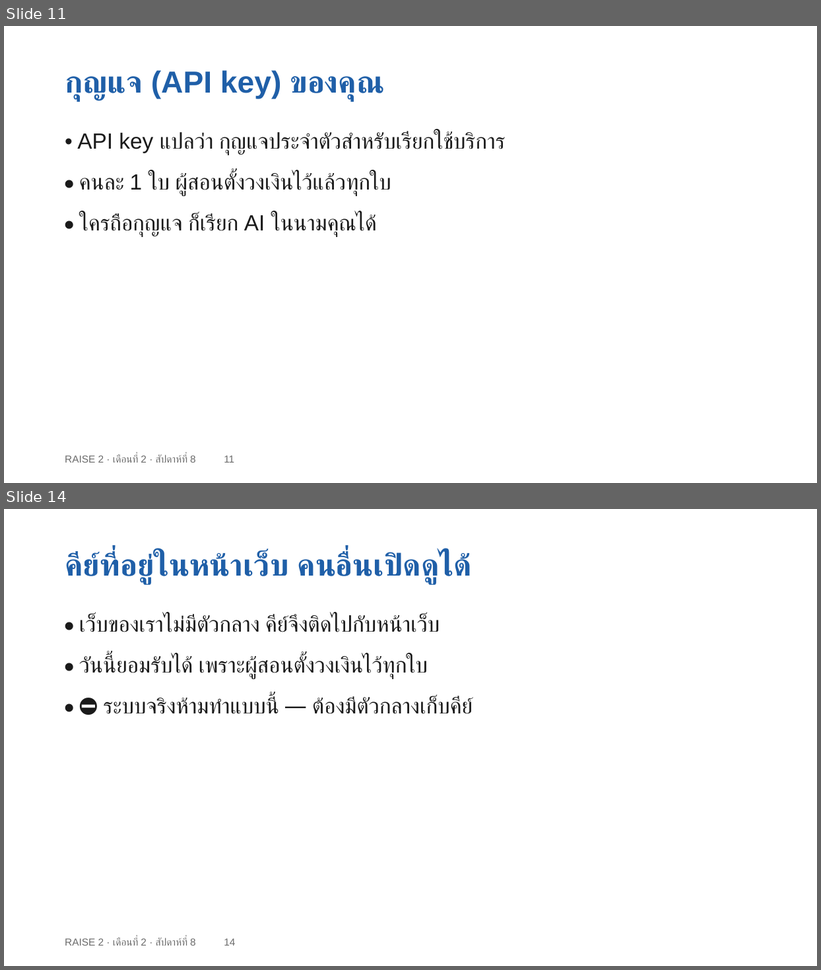
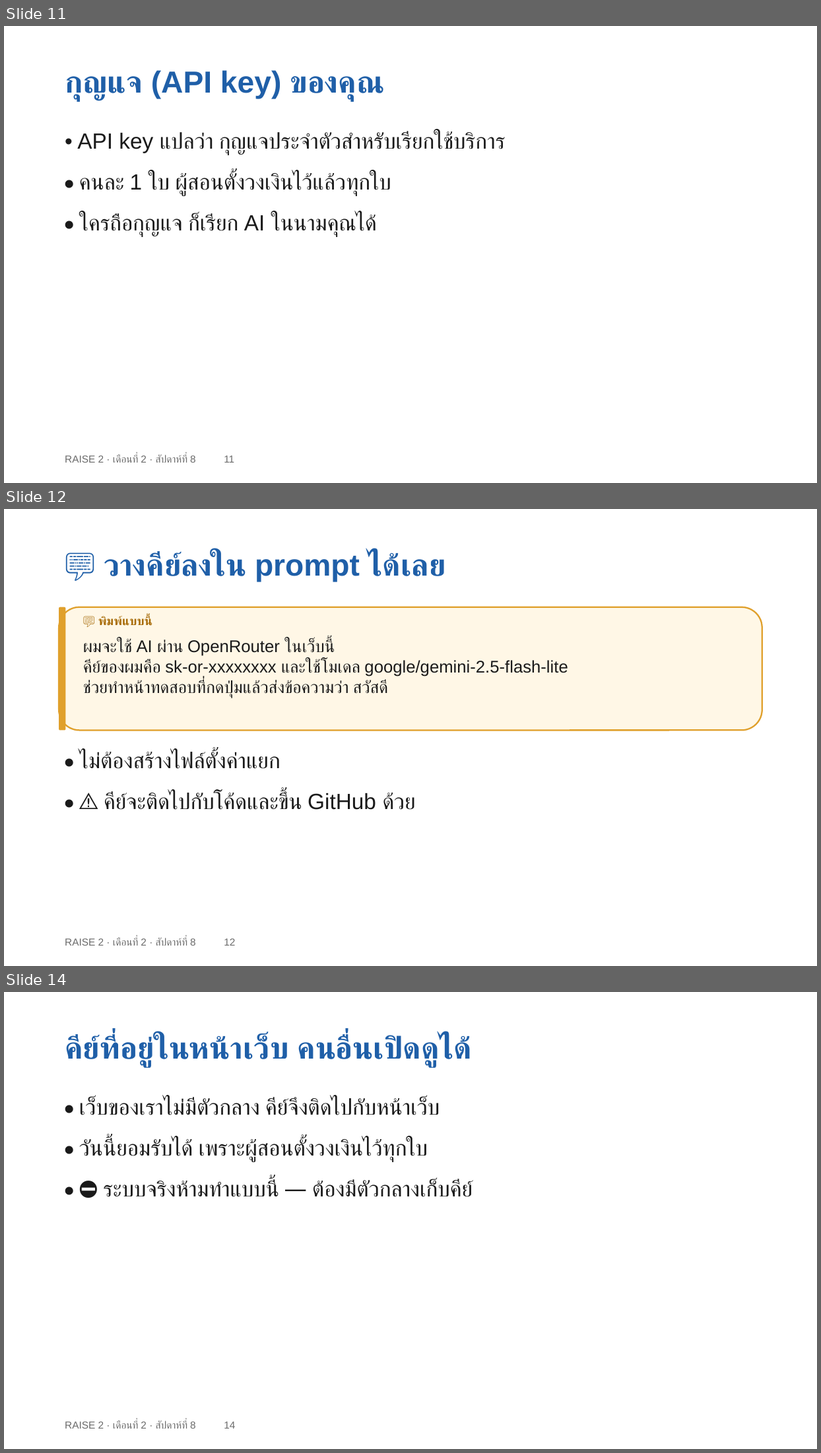
Before and after one commit to cnacha-mfu/raise2-module2, a slide deck: materials/week8/w8-slides.pptx. Shown one above the other, each under a label of ours: slides 11 and 14 before the commit, slides 11, 12 and 14 after it; the slides between them are not shown. The pictures are 821x970 and 821x1453 pixels, drawn with LibreOffice and Linux fonts; fonts in the diff are those of the drawing. Boxes give left, top, right and bottom in pixels: in the first picture for what was removed or moved away, otherwise in the second. Text is boxed around its words. In the diff, an @@ line names an element or a change of style, - is before the commit and + after.

```diff
--- a/materials/week8/w8-slides.pptx
+++ b/materials/week8/w8-slides.pptx
@@ slide 12 added at bbox=[4, 509, 817, 966], background #FFFFFF @@
@@ text added at bbox=[104, 552, 446, 582], 36 pt, text #1F5FA8, bold @@
+💬 วางคีย์ลงใน prompt ได้เลย
@@ rounded rectangle added at bbox=[59, 607, 762, 730], fill #FFF7E6, outline #E0A02C 1.75 pt @@
@@ rounded rectangle added at bbox=[59, 607, 65, 730], fill #E0A02C @@
@@ text added at bbox=[98, 617, 150, 626], 14 pt, text #A86C0A, bold @@
+💬 พิมพ์แบบนี้
@@ text added at bbox=[83, 640, 568, 697], 20 pt, text #1A1A1A @@
+ผมจะใช้ AI ผ่าน OpenRouter ในเว็บนี้
+คีย์ของผมคือ sk-or-xxxxxxxx และใช้โมเดล google/gemini-2.5-flash-lite
+ช่วยทำหน้าทดสอบที่กดปุ่มแล้วส่งข้อความว่า สวัสดี
@@ text added at bbox=[79, 752, 281, 769], 26 pt, text #1A1A1A @@
+• ไม่ต้องสร้างไฟล์ตั้งค่าแยก
@@ text added at bbox=[104, 793, 416, 810], 26 pt, text #1A1A1A @@
+• ⚠️ คีย์จะติดไปกับโค้ดและขึ้น GitHub ด้วย
@@ text added at bbox=[65, 938, 235, 946], 12 pt, text #6B6B6B @@
+RAISE 2 · เดือนที่ 2 · สัปดาห์ที่ 8 12
```
Also in this commit, not shown: 4 slides changed, 1 slide removed, 9 other files.
